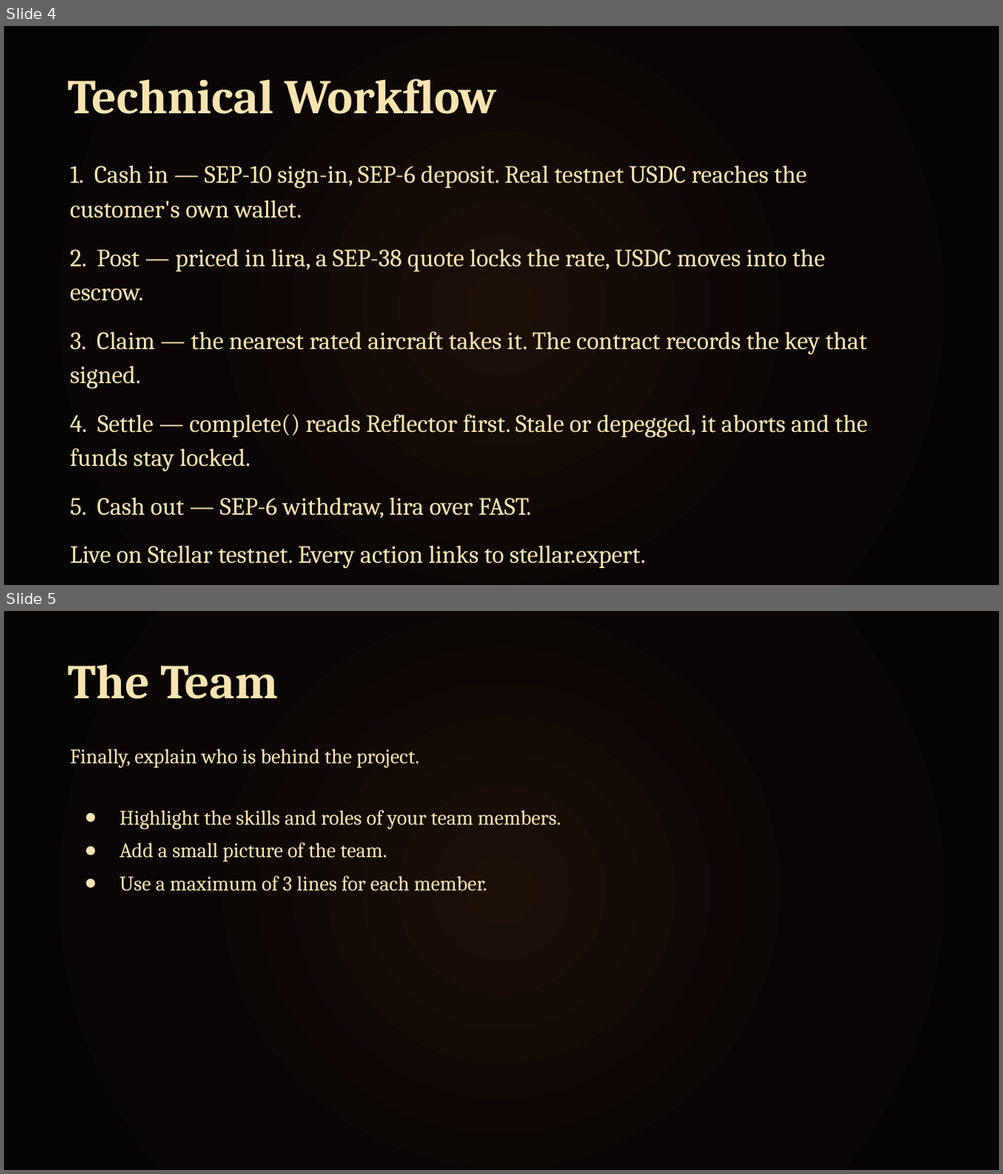
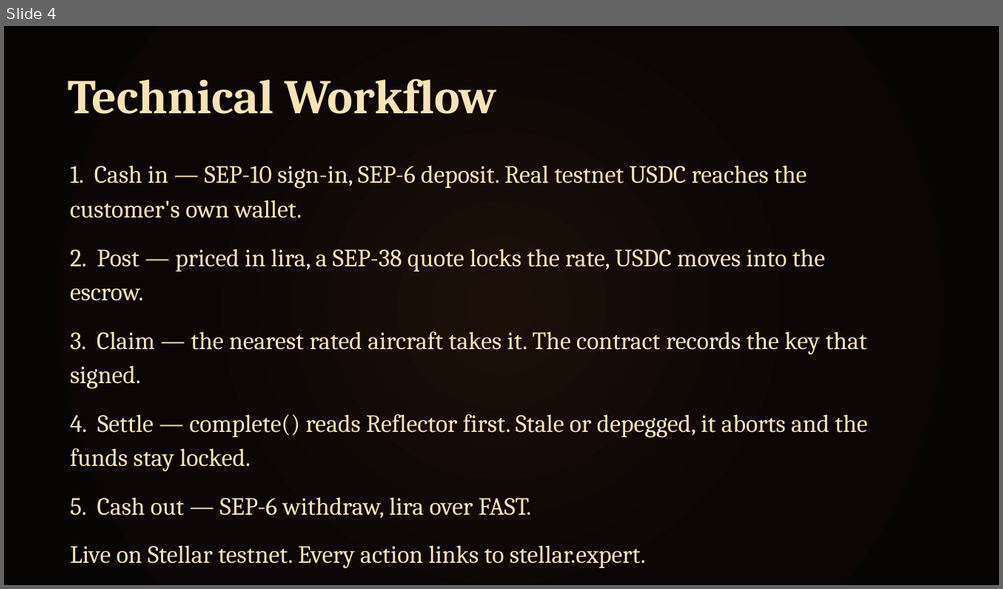
Before and after one commit to hsankc/RiverAir, a slide deck: Documentation/RiverAir-Pitch-Deck.pptx. Shown one above the other, each under a label of ours: slides 4 and 5 before the commit, slide 4 after it. The pictures are 1003x1174 and 1003x589 pixels, drawn with LibreOffice and Linux fonts; fonts in the diff are those of the drawing. Boxes give left, top, right and bottom in pixels: in the first picture for what was removed or moved away, otherwise in the second. Text is boxed around its words. In the diff, an @@ line names an element or a change of style, - is before the commit and + after.

```diff
--- a/Documentation/RiverAir-Pitch-Deck.pptx
+++ b/Documentation/RiverAir-Pitch-Deck.pptx
@@ slide 5 removed at [4,611,999,1170], background #FFFFFF @@
@@ rectangle removed at [4,611,999,1170] @@
@@ text removed at [68,664,278,699] @@
-The Team
@@ text removed at [70,749,561,891] @@
-Finally, explain who is behind the project.
-● Highlight the skills and roles of your team members.
-● Add a small picture of the team.
-● Use a maximum of 3 lines for each member.
```
Also in this commit, not shown: 1 slide added.
